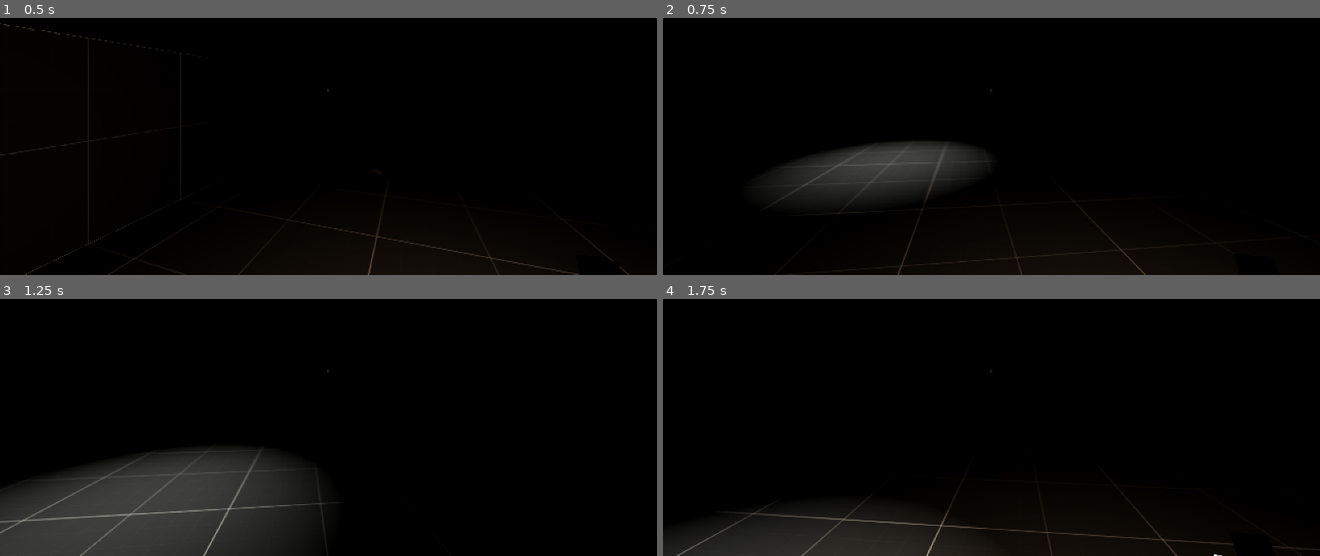
Above: before the commit, frames 1-4 (two rows, left to right).
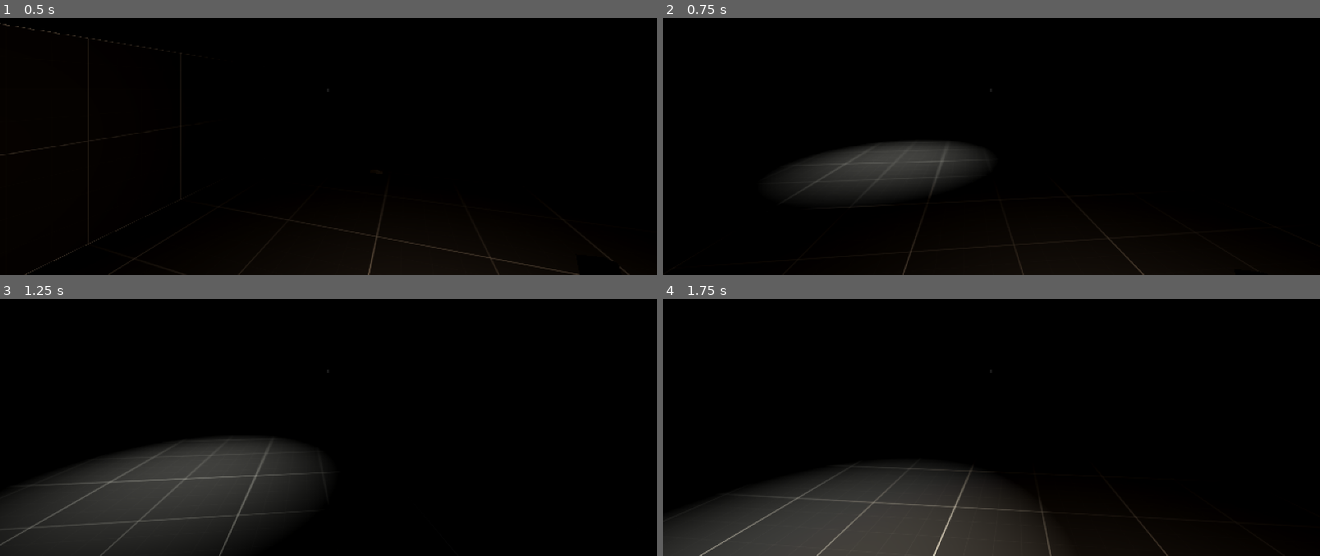
Above: after the commit, the same moments.

Repository: kuanoni/Teron
Game: Godot game, scene res://main.tscn
Same seed, same stepped clock (60 frames per second), same inputs: the game is played once before the commit and once after it.
Inputs (mouse positions are in pixels of both pictures, inside the frame that each line leads up to):
- Up to frame 1 (0.5 s): no input
- Up to frame 2 (0.75 s): tap Enter at 0.5 s; move the mouse to (1024, 89) at 0.52 s; hold W (move_forward) from 0.53 s (still down); tap F (toggle_light) at 0.6 s; click (1024, 89) at 0.67 s
- Up to frame 3 (1.25 s): keep holding W (move_forward)
- Up to frame 4 (1.75 s): keep holding W (move_forward); move the mouse to (958, 373) at 1.27 s; tap F (toggle_light) at 1.35 s

Frame 1 is identical in both runs. In frame 2, 0.3% of the frame differs, in the area x 16-91%, y 55-100%; in frame 3, 3.3%; in frame 4, 12%, in the area x 0-100%, y 63-100%.

Commit message:
add head_bob fn to PlayerController

Diff:
--- a/entities/player/Head.tscn
+++ b/entities/player/Head.tscn
@@ -1,4 +1,4 @@
-[gd_scene load_steps=2 format=3]
+[gd_scene load_steps=2 format=3 uid="uid://d07mvq641b5eq"]
 
 [ext_resource type="Script" path="res://entities/player/Head.gd" id="1_6kcbi"]
 
--- a/entities/player/Player.tscn
+++ b/entities/player/Player.tscn
@@ -12,8 +12,48 @@
 [sub_resource type="CapsuleMesh" id="CapsuleMesh_84kq1"]
 material = SubResource("StandardMaterial3D_ggroe")
 
+[sub_resource type="Animation" id="Animation_rt5q1"]
+resource_name = "player_head_bob"
+length = 3.0
+step = 0.05
+tracks/0/type = "value"
+tracks/0/imported = false
+tracks/0/enabled = true
+tracks/0/path = NodePath("Head:position")
+tracks/0/interp = 2
+tracks/0/loop_wrap = true
+tracks/0/keys = {
+"times": PackedFloat32Array(0, 1.9, 3),
+"transitions": PackedFloat32Array(1, 3.03144, 1),
+"update": 0,
+"values": [Vector3(0, 0, 0), Vector3(0, 0.1, 0), Vector3(0, 0, 0)]
+}
+
+[sub_resource type="Animation" id="Animation_ddhon"]
+length = 0.001
+tracks/0/type = "value"
+tracks/0/imported = false
+tracks/0/enabled = true
+tracks/0/path = NodePath("Head:position")
+tracks/0/interp = 1
+tracks/0/loop_wrap = true
+tracks/0/keys = {
+"times": PackedFloat32Array(0),
+"transitions": PackedFloat32Array(1),
+"update": 0,
+"values": [Vector3(0, 0, 0)]
+}
+
+[sub_resource type="AnimationLibrary" id="AnimationLibrary_40jcv"]
+_data = {
+"RESET": SubResource("Animation_ddhon"),
+"player_head_bob": SubResource("Animation_rt5q1")
+}
+
 [node name="Player" type="CharacterBody3D"]
 script = ExtResource("1_daovo")
+speed = 4
+acceleration = 4
 
 [node name="Collision" type="CollisionShape3D" parent="."]
 shape = SubResource("CapsuleShape3D_q67pf")
@@ -23,6 +63,7 @@
 skeleton = NodePath("../..")
 
 [node name="Head" parent="." instance=ExtResource("2_30qa1")]
+player_path = NodePath("..")
 
 [node name="Hand" type="Node3D" parent="."]
 transform = Transform3D(1, 0, 0, 0, 1, 0, 0, 0, 1, 0.410198, -0.149268, -0.570275)
@@ -32,6 +73,11 @@
 transform = Transform3D(0.176535, 0, 0.984294, 0, 1, 0, -0.984294, 0, 0.176535, 0.239262, -0.0752996, 0)
 starts_open = true
 
+[node name="HeadBobAnimationPlayer" type="AnimationPlayer" parent="."]
+libraries = {
+"": SubResource("AnimationLibrary_40jcv")
+}
+
 [connection signal="toggle_lighter" from="Hand" to="Hand/Lighter" method="_on_hand_toggle_lighter"]
 
 [editable path="Head"]
--- a/entities/player/PlayerController.gd
+++ b/entities/player/PlayerController.gd
@@ -1,5 +1,10 @@
 extends CharacterBody3D
 class_name MovementController
+
+@export_node_path("Node3D") var head_path := NodePath("Head")
+@onready var head: Node3D = get_node(head_path)
+@export_node_path("AnimationPlayer") var head_bob_animation_player_path := NodePath("HeadBobAnimationPlayer")
+@onready var head_bob_animation_player: AnimationPlayer = get_node(head_bob_animation_player_path)
 
 @export var gravity_multiplier := 3.0
 @export var speed := 5
@@ -28,6 +33,8 @@
 
 	move_and_slide()
 
+	head_bob()
+
 
 func direction_input() -> void:
 	direction = Vector3()
@@ -55,3 +62,11 @@
 
 	velocity.x = temp_vel.x
 	velocity.z = temp_vel.z
+
+func head_bob() -> void:
+	head_bob_animation_player.speed_scale = speed
+
+	if direction != Vector3():
+		head_bob_animation_player.play("player_head_bob")
+	else:
+		head_bob_animation_player.speed_scale = speed * 2
Not shown: 1 places in entities/player/Player.tscn that only renumber resources
